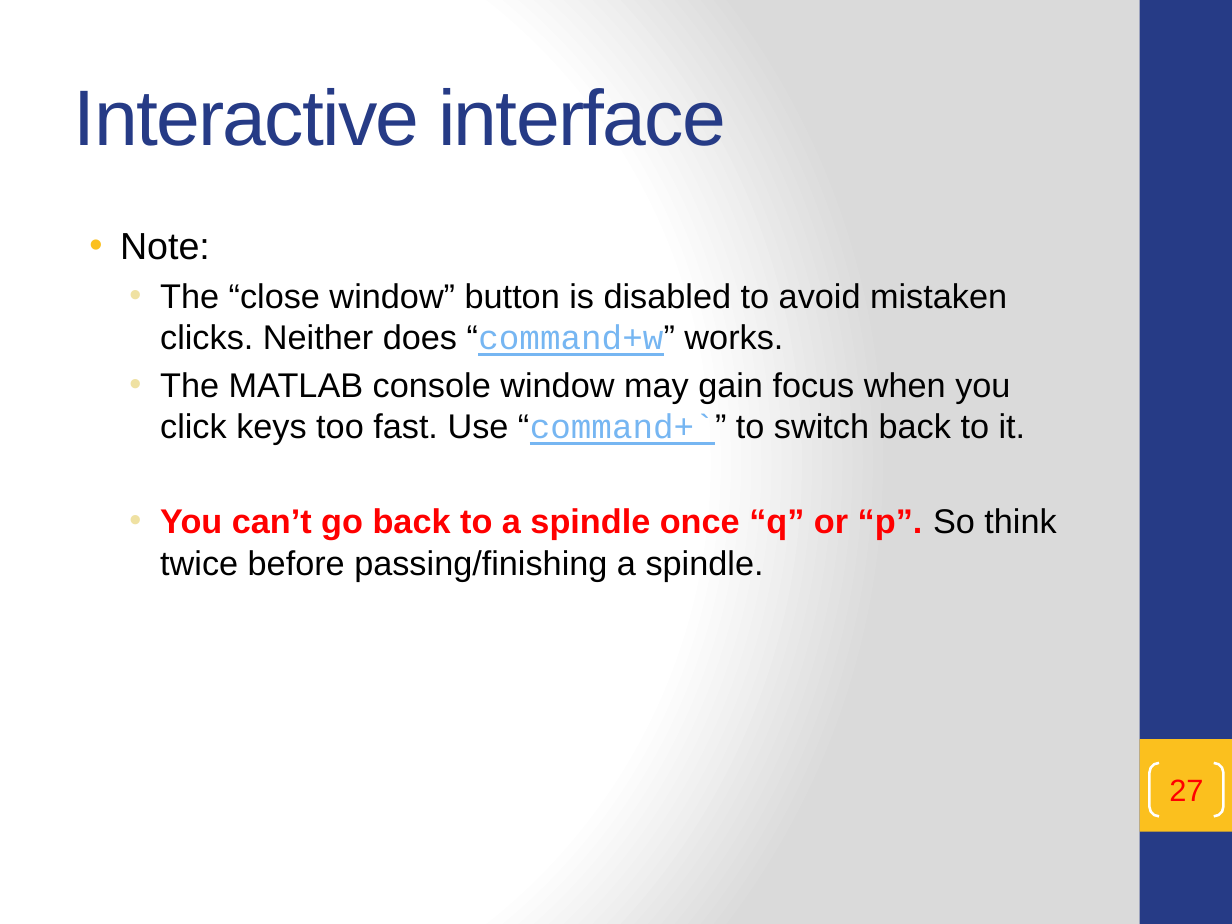
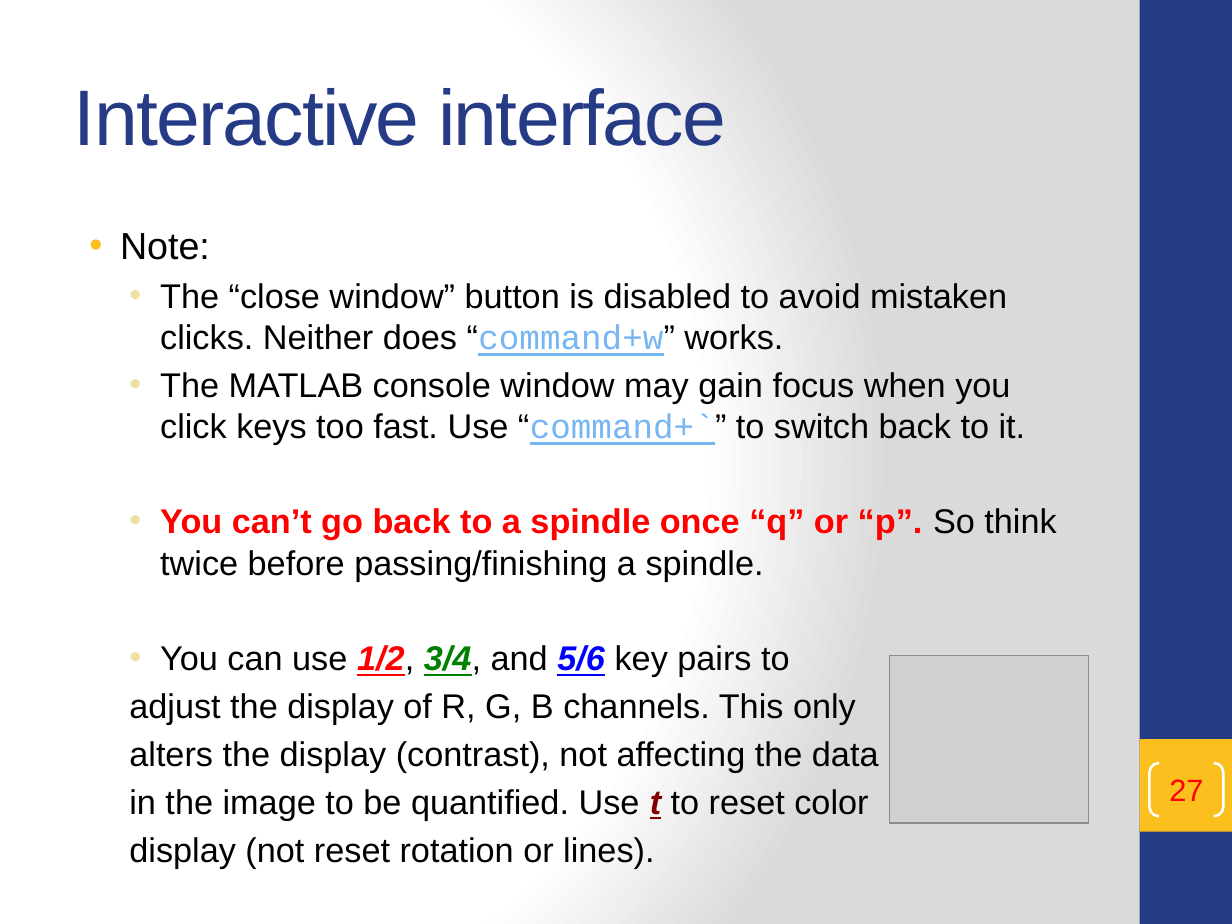
Before and after one commit to t47io/SpindleUtil, a slide deck: slide 27 of Scripts/SpindleQuantify/README.pptx. Drawn at 1232x924 pixels with LibreOffice and Linux fonts; fonts in the diff are those of the drawing; grey boxes stand for pictures. Boxes give left, top, right and bottom in pixels: in the first picture for what was removed or moved away, otherwise in the second. Text is boxed around its words. In the diff, an @@ line names an element or a change of style, - is before the commit and + after.

```diff
--- a/Scripts/SpindleQuantify/README.pptx
+++ b/Scripts/SpindleQuantify/README.pptx
@@ text at [129, 645, 879, 869]: paragraphs added @@
+  • You can use 1/2, 3/4, and 5/6 key pairs to
+  adjust the display of R, G, B channels. This only
+  alters the display (contrast), not affecting the data
+  in the image to be quantified. Use t to reset color
+  display (not reset rotation or lines).
@@ picture added at [890, 655, 1088, 823] @@
```
Also in this commit, not shown: 4 other slides changed, 1 slide added, 1 slide removed, 2 other files.
